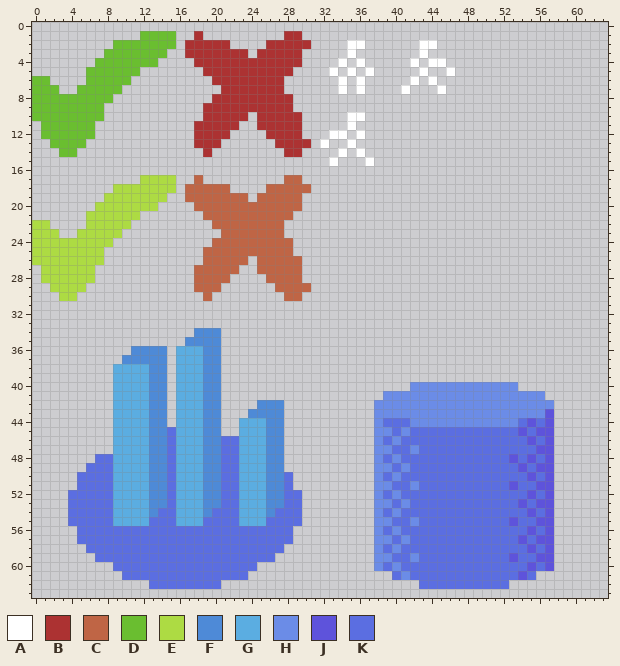
Edited in one commit: pixel-art file (external/spritesheet.aseprite). The picture above is the old version.
64x64 pixels, 1 frame.
Palette (. is transparent): A #ffffff  B #ac3232  C #bf6545  D #6abe30  E #addb43  F #4e8ad7  G #5bade1  H #6b8ce7  J #5e53db  K #5b6ee1
And afterwards:
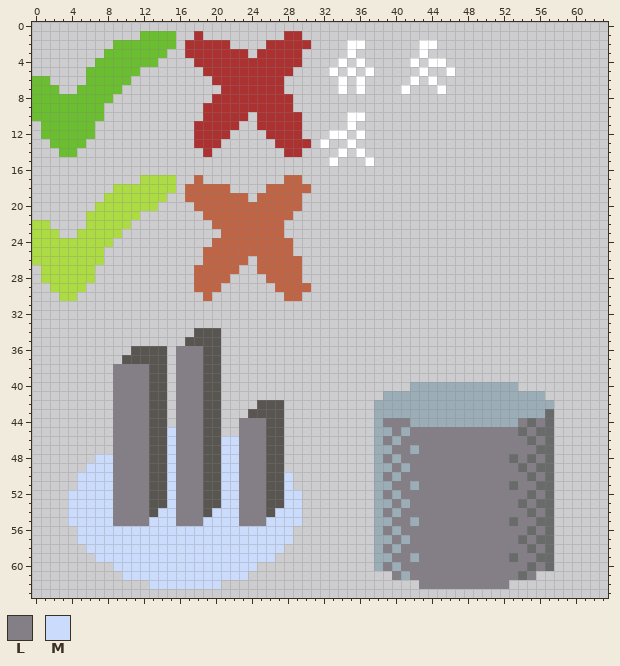
Colours new in this view: L #847e87  M #cbdbfc
From old to new:
Colour F changes from #4e8ad7 to #595652.
Colour H changes from #6b8ce7 to #9badb7.
Colour J changes from #5e53db to #696a6a.
Colour G gives way to colour L in rows 36 to 37 at x 16 to 18; in rows 38 to 43 at x 9 to 12 and 16 to 18; in rows 44 to 55 at x 9 to 12, 16 to 18 and 23 to 25.
Colour K gives way to colour L in row 44 at x 39 to 41, 54 and 56; in row 45 at x 40, 42 to 53 and 55; in row 46 at x 39, 41 to 54 and 56; in row 47 at x 40 to 41 and 43 to 55; in row 48 at x 39, 41 to 52, 54 and 56; in row 49 at x 40, 42 to 53 and 55.
Colour K gives way to colour L in row 50 at x 39, 41 to 54 and 56; in row 51 at x 40 to 41, 43 to 52 and 54 to 55; in row 52 at x 39, 41 to 54 and 56; in row 53 at x 40, 42 to 53 and 55; in row 54 at x 39, 41 to 54 and 56; in row 55 at x 40 to 41, 43 to 52 and 54 to 55.
Colour K gives way to colour L in row 56 at x 39, 41 to 54 and 56; in row 57 at x 40, 42 to 53 and 55; in row 58 at x 39, 41 to 54 and 56; in row 59 at x 40 to 41, 43 to 52 and 54 to 55; in row 60 at x 39, 41 to 54 and 56; in row 61 at x 40, 42 to 53 and 55.
Colour K gives way to colour L in row 62 at x 43 to 52.
Colour K gives way to colour M in row 45 at x 15; in rows 46 to 47 at x 15 and 21 to 22; in row 48 at x 7 to 8, 15 and 21 to 22; in row 49 at x 6 to 8, 15 and 21 to 22; in rows 50 to 51 at x 5 to 8, 15, 21 to 22 and 28; in rows 52 to 53 at x 4 to 8, 15, 21 to 22 and 28 to 29.
Colour K gives way to colour M in row 54 at x 4 to 8, 14 to 15, 20 to 22 and 27 to 29; in row 55 at x 4 to 8, 13 to 15, 19 to 22 and 26 to 29; in rows 56 to 57 at x 5 to 28; in row 58 at x 6 to 27; in row 59 at x 7 to 26; in row 60 at x 9 to 24.
Colour K gives way to colour M in row 61 at x 10 to 23; in row 62 at x 13 to 20.
Where, in picture pixels (left, top, right, bottom), the same in both pictures:
changed: (68, 328, 302, 589)
changed: (374, 382, 554, 589)
